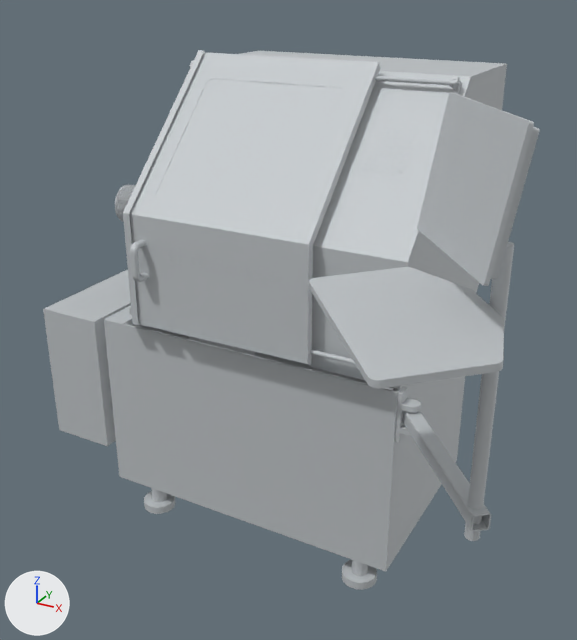
The glTF model src/machines/tormach-15l-slant-pro/model.glb, before and after one commit.
One viewpoint serves both versions: a camera (50 mm lens) standing at (1.27, -2.13, 1.99) and looking at (0.07, 0.05, 0.9). Lighting does not change. The marker at lower left points along +X, +Y and +Z. The first picture is the older version. Where no turn or scale is listed for an object, it has been applied to the vertices.

The first picture shows 'CAD component', 'CAD component.001', 'CAD component.017', 'CAD component.018', 'CAD component.019', 'CAD component.020', 'CAD component.021', 'CAD component.022', 'CAD component.023', 'CAD component.024', 'CAD component.025' and 5 more.
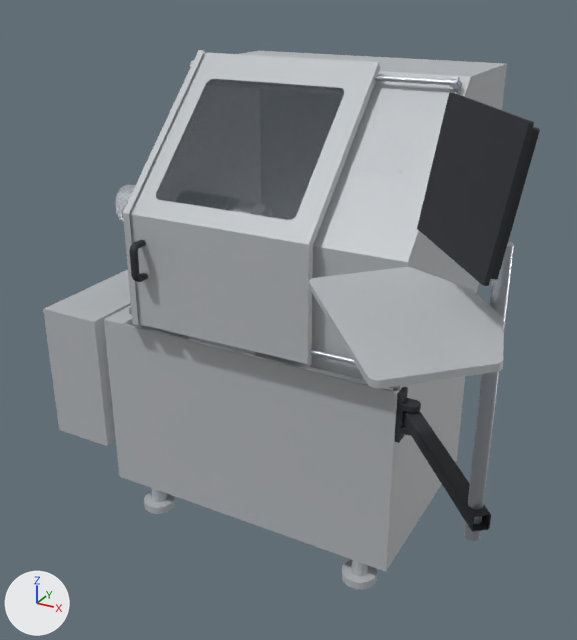
Changed parts and their boxes (x1, y1, x2, y2) in the pictures (577 x 640 px):
'CAD component.017', recoloured: (156, 79, 344, 220) in both
'CAD component.025', recoloured (light grey to dark grey): (417, 92, 540, 286) in both
'CAD component.022', recoloured (light grey to dark grey): (402, 411, 491, 532) in both
'CAD component.021', recoloured (light grey to dark grey): (395, 387, 421, 443) in both
'CAD component.018', recoloured (light grey to dark grey): (129, 240, 149, 282) in both

Diff of the bpy script that builds the scene:
```diff
--- a/src/machines/tormach-15l-slant-pro/model.glb.py
+++ b/src/machines/tormach-15l-slant-pro/model.glb.py
@@ mat_15l___charcoal_handles_and_console @@
+mat_15l___charcoal_handles_and_console = principled_material('15L | charcoal handles and console')
+mat_15l___charcoal_handles_and_console.base_color = (0.022, 0.026, 0.032)  # dark grey #292d32
+mat_15l___charcoal_handles_and_console.metallic = 0.05
+mat_15l___charcoal_handles_and_console.roughness = 0.72
@@ mat_15l___dark_safety_window @@
+mat_15l___dark_safety_window = principled_material('15L | dark safety window')
+mat_15l___dark_safety_window.base_color = (0.06, 0.08, 0.095)  # greyish blue #455057
+mat_15l___dark_safety_window.metallic = 0.05
+mat_15l___dark_safety_window.roughness = 0.22
+mat_15l___dark_safety_window.alpha = 0.32
@@ me_mesh_18 @@
 me_mesh_18.from_pydata(...)  # 80 vertices, 156 faces; spans x -0.342..0.218, y -0.37..0.006, z 1.267..1.643
-me_mesh_18.materials.append(mat_material_0)  # light grey #c4c8cb
+me_mesh_18.materials.append(mat_15l___dark_safety_window)  # greyish blue #455057
@@ me_mesh_19 @@
 me_mesh_19.from_pydata(...)  # 836 vertices, 1668 faces; spans x -0.367..-0.337, y -0.4738..-0.4138, z 1.0078..1.1478
-me_mesh_19.materials.append(mat_material_0)  # light grey #c4c8cb
+me_mesh_19.materials.append(mat_15l___charcoal_handles_and_console)  # dark grey #292d32
@@ me_mesh_22 @@
 me_mesh_22.from_pydata(...)  # 92 vertices, 180 faces; spans x 0.585..0.653, y -0.385..-0.335, z 0.615..0.789
-me_mesh_22.materials.append(mat_material_0)  # light grey #c4c8cb
+me_mesh_22.materials.append(mat_15l___charcoal_handles_and_console)  # dark grey #292d32
@@ me_mesh_23 @@
 me_mesh_23.from_pydata(...)  # 472 vertices, 960 faces; spans x 0.597..0.989, y -0.784..-0.33, z 0.677..0.727
-me_mesh_23.materials.append(mat_material_0)  # light grey #c4c8cb
+me_mesh_23.materials.append(mat_15l___charcoal_handles_and_console)  # dark grey #292d32
@@ me_mesh_26 @@
 me_mesh_26.from_pydata(...)  # 248 vertices, 492 faces; spans x 0.713..1.023, y -0.972..-0.627, z 1.414..1.736
-me_mesh_26.materials.append(mat_material_0)  # light grey #c4c8cb
+me_mesh_26.materials.append(mat_15l___charcoal_handles_and_console)  # dark grey #292d32
```
